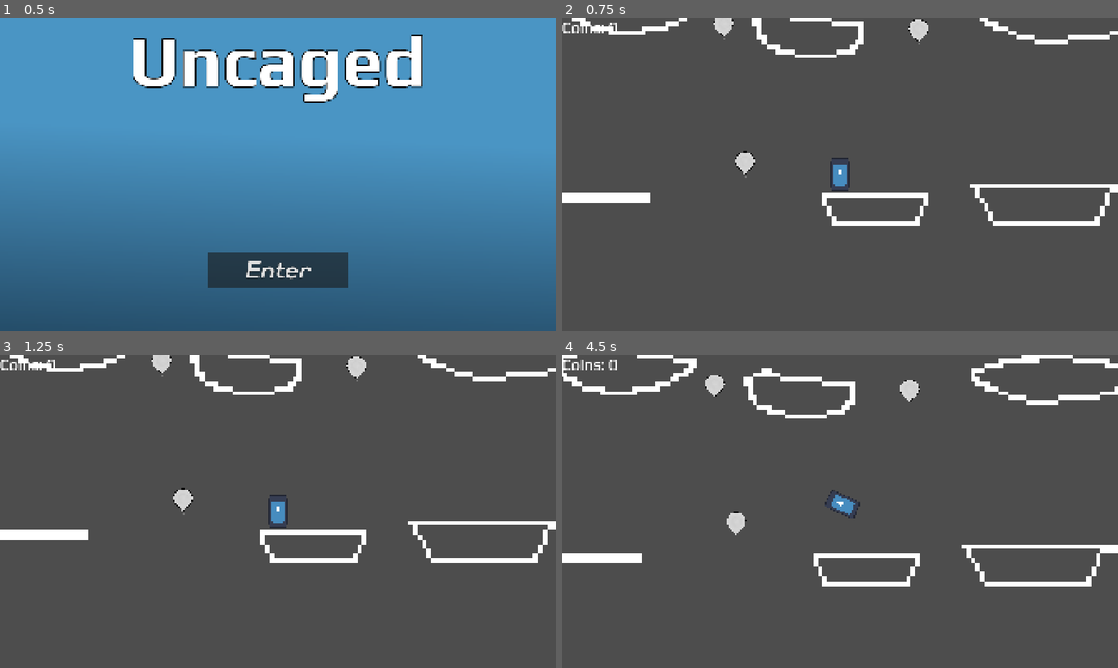
Above: before the commit, frames 1-4 (two rows, left to right).
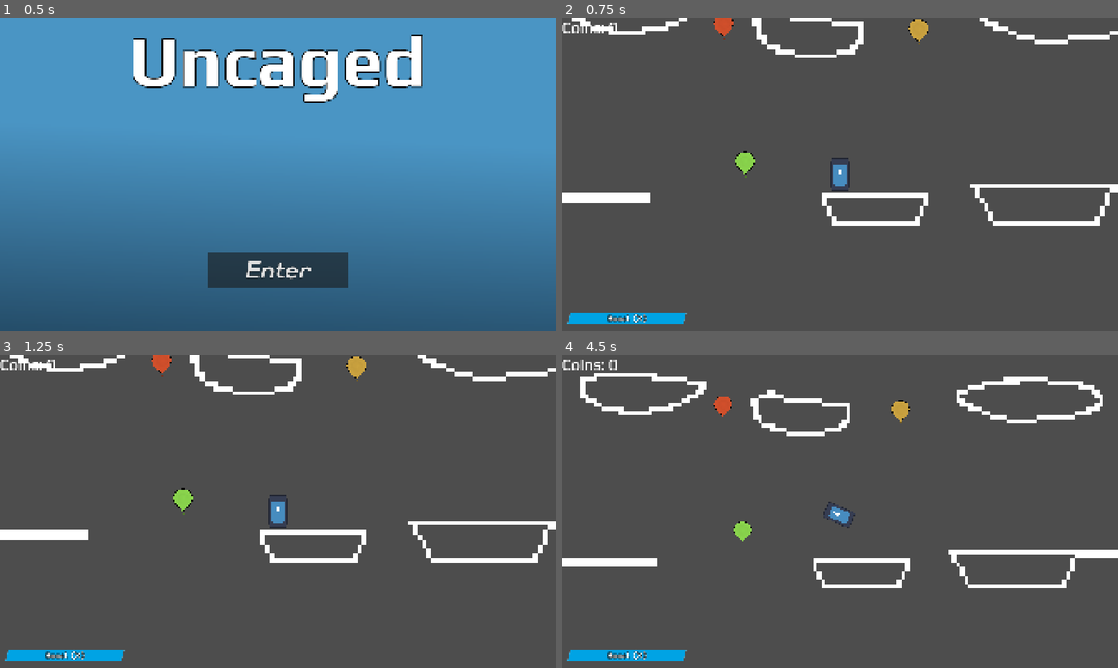
Above: after the commit, the same moments.

Repository: tjr5555/Uncaged
Game: Godot game, scene res://scenes/main_menu.tscn
Same seed, same stepped clock (60 frames per second), same inputs: the game is played once before the commit and once after it. The engine's default icon, where the game draws it, is replaced by a stand-in: a white triangle on a blue panel in a dark square.
Inputs (mouse positions are in pixels of both pictures, inside the frame that each line leads up to):
- Up to frame 1 (0.5 s): no input
- Up to frame 2 (0.75 s): click "Enter" at 0.5 s
- Up to frame 3 (1.25 s): no input
- Up to frame 4 (4.5 s): tap Enter at 1.25 s; move the mouse to (962, 495) at 1.27 s; hold Right (ui_right) 1.28-2 s; hold Space (ui_accept) 1.28-2 s; tap E (Dash) at 1.35, 2.85 s; click (962, 495) at 1.42 s; drag from (728, 527) to (584, 517) at 2.02 s; move the mouse to (895, 442) at 2.77 s; hold Left (ui_left) 2.78-3.5 s; hold Space (ui_accept) 2.78-3.5 s; drag from (812, 574) to (689, 370) at 3.52 s; move the mouse to (1006, 558) at 4.27 s; hold Right (ui_right) from 4.28 s (still down); hold Space (ui_accept) from 4.28 s (still down); tap G (toggle_fly) at 4.35 s

Frame 1 is identical in both runs. In frame 2, 1.2% of the frame differs, in the area x 0-66%, y 0-98%; in frame 3, 1.2%; in frame 4, 9.0%, in the area x 0-100%, y 0-98%.

Commit message:
10/15 commit

Diff:
--- a/project.godot
+++ b/project.godot
@@ -75,13 +75,6 @@
 , Object(InputEventKey,"resource_local_to_scene":false,"resource_name":"","device":-1,"window_id":0,"alt_pressed":false …(183 unchanged characters)…
 ]
 }
-flap={
-"deadzone": 0.2,
-"events": [Object(InputEventKey,"resource_local_to_scene":false,"resource_name":"","device":16,"window_id":0,"alt_pressed":false,"shift_pressed":false,"ctrl_pressed":false,"meta_pressed":false,"pressed":false,"keycode":0,"physical_keycode":32,"key_label":0,"unicode":0,"location":0,"echo":false,"script":null)
-, Object(InputEventKey,"resource_local_to_scene":false,"resource_name":"","device":-1,"window_id":0,"alt_pressed":false,"shift_pressed":false,"ctrl_pressed":false,"meta_pressed":false,"pressed":false,"keycode":0,"physical_keycode":4194320,"key_label":0,"unicode":0,"location":0,"echo":false,"script":null)
-, Object(InputEventKey,"resource_local_to_scene":false,"resource_name":"","device":-1,"window_id":0,"alt_pressed":false,"shift_pressed":false,"ctrl_pressed":false,"meta_pressed":false,"pressed":false,"keycode":0,"physical_keycode":87,"key_label":0,"unicode":119,"location":0,"echo":false,"script":null)
-]
-}
 Dash={
 "deadzone": 0.2,
 "events": [Object(InputEventKey,"resource_local_to_scene":false,"resource_name":"","device":-1,"window_id":0,"alt_press …(192 unchanged characters)…
--- a/scenes/balloon_area.tscn
+++ b/scenes/balloon_area.tscn
@@ -168,10 +168,9 @@
 [node name="AnimationSprite" type="AnimatedSprite2D" parent="." unique_id=1603189986]
 sprite_frames = SubResource("SpriteFrames_ivn8x")
 animation = &"pop"
-frame = 20
-frame_progress = 1.0
 
 [node name="Collision" type="CollisionShape2D" parent="." unique_id=2110445835]
+visible = false
 shape = SubResource("CapsuleShape2D_d8fr4")
 
 [connection signal="area_entered" from="." to="." method="_on_area_entered"]
--- a/scenes/hud.tscn
+++ b/scenes/hud.tscn
@@ -1,6 +1,6 @@
 [gd_scene format=3 uid="uid://d07i6esvf4ay3"]
 
-[ext_resource type="Script" uid="uid://cmm06keuwshne" path="res://scenes/hud.gd" id="1_oo0fn"]
+[ext_resource type="Script" uid="uid://cmm06keuwshne" path="res://scripts/hud.gd" id="1_oo0fn"]
 [ext_resource type="FontFile" uid="uid://c0xbdpffii5b4" path="res://fonts/Play/Play-Regular.ttf" id="2_5ysmq"]
 
 [node name="HUD" type="CanvasLayer" unique_id=1952544206]
--- a/scenes/main.tscn
+++ b/scenes/main.tscn
@@ -1,8 +1,10 @@
 [gd_scene format=4 uid="uid://dm63dvgwexm6t"]
 
 [ext_resource type="Texture2D" uid="uid://dc4d7y0bqsvdf" path="res://sprites/Screenshot 2026-10-12 171548.png" id="1_0wfyh"]
+[ext_resource type="Script" uid="uid://3isphqggsdu8" path="res://scripts/main.gd" id="1_tbgi4"]
 [ext_resource type="PackedScene" uid="uid://nngadheagxwr" path="res://scenes/player.tscn" id="2_sugp2"]
 [ext_resource type="PackedScene" uid="uid://dac1ej83teqnb" path="res://scenes/balloon_area.tscn" id="3_sugp2"]
+[ext_resource type="PackedScene" uid="uid://di6dday241poi" path="res://scenes/ui.tscn" id="5_tefeu"]
 
 [sub_resource type="TileSetAtlasSource" id="TileSetAtlasSource_jyhfs"]
 texture = ExtResource("1_0wfyh")
@@ -254,6 +256,7 @@
 sources/0 = SubResource("TileSetAtlasSource_jyhfs")
 
 [node name="main" type="Node2D" unique_id=54725661]
+script = ExtResource("1_tbgi4")
 
 [node name="TileMapLayer" type="TileMapLayer" parent="." unique_id=545702636]
 tile_map_data = PackedByteArray("AAAAAAYAAAAEAAUAAAABAAYAAAAEAAUAAAACAAYAAAAEAAUAAAADAAYAAAAEAAUAAAAEAAYAAAAEAAUAAAAFAA …(12992 unchanged characters)…
@@ -277,3 +280,5 @@
 [node name="balloon4" parent="." unique_id=1821390292 instance=ExtResource("3_sugp2")]
 position = Vector2(335.99994, -459.99997)
 scale = Vector2(1.4, 1.4)
+
+[node name="UI" parent="." unique_id=391863151 instance=ExtResource("5_tefeu")]
--- a/scenes/player.tscn
+++ b/scenes/player.tscn
@@ -24,7 +24,3 @@
 position_smoothing_speed = 10.0
 
 [node name="HUD" parent="Camera" unique_id=1002328406 instance=ExtResource("3_qhqgy")]
-offset_left = -944.0
-offset_top = -520.0
-offset_right = -944.0
-offset_bottom = -520.0
--- /dev/null
+++ b/scenes/ui.tscn
@@ -0,0 +1,47 @@
+[gd_scene format=3 uid="uid://di6dday241poi"]
+
+[ext_resource type="Script" uid="uid://d20fvsnmyx1rs" path="res://scripts/ui.gd" id="1_nt7q6"]
+[ext_resource type="FontFile" uid="uid://b18ofjevqi05d" path="res://fonts/Elms_Sans/static/ElmsSans-SemiBold.ttf" id="2_x4jx1"]
+
+[sub_resource type="StyleBoxFlat" id="StyleBoxFlat_85g3d"]
+bg_color = Color(0.86898494, 0.86898494, 0.8689847, 1)
+skew = Vector2(0.25, 0)
+
+[sub_resource type="StyleBoxFlat" id="StyleBoxFlat_tipki"]
+bg_color = Color(0, 0.64006704, 0.895132, 1)
+skew = Vector2(0.25, 0)
+
+[node name="UI" type="CanvasLayer" unique_id=391863151]
+script = ExtResource("1_nt7q6")
+
+[node name="MarginContainer" type="MarginContainer" parent="." unique_id=1952370502]
+anchors_preset = 2
+anchor_top = 1.0
+anchor_bottom = 1.0
+offset_top = -40.0
+offset_right = 40.0
+grow_vertical = 0
+theme_override_constants/margin_left = 24
+theme_override_constants/margin_top = 24
+theme_override_constants/margin_right = 24
+theme_override_constants/margin_bottom = 24
+
+[node name="BoostBar" type="ProgressBar" parent="MarginContainer" unique_id=933010799]
+custom_minimum_size = Vector2(400, 40)
+layout_mode = 2
+theme_override_styles/background = SubResource("StyleBoxFlat_85g3d")
+theme_override_styles/fill = SubResource("StyleBoxFlat_tipki")
+value = 100.0
+show_percentage = false
+
+[node name="Label" type="Label" parent="." unique_id=752619645]
+offset_left = 19.0
+offset_top = 1016.0
+offset_right = 429.0
+offset_bottom = 1056.0
+theme_override_constants/outline_size = 5
+theme_override_fonts/font = ExtResource("2_x4jx1")
+theme_override_font_sizes/font_size = 29
+text = "Boost (X)"
+horizontal_alignment = 1
+vertical_alignment = 2
--- a/scripts/balloon.gd
+++ b/scripts/balloon.gd
@@ -13,6 +13,7 @@
 	anim.frame = 0
 	if not anim.is_connected("animation_finished", Callable(self, "_on_animation_finished")):
 		anim.connect("animation_finished", Callable(self, "_on_animation_finished"))
+	$AnimationSprite.self_modulate = Color.from_hsv(randf(), randf_range(0.6, 0.9), randf_range(0.93, 1.0))
 
 func _physics_process(delta: float) -> void:
 	if is_popped:
--- /dev/null
+++ b/scripts/main.gd
@@ -0,0 +1,4 @@
+extends Node2D
+
+func _ready() -> void:
+	$player.boost_changed.connect($UI.set_boost)
--- a/scripts/player.gd
+++ b/scripts/player.gd
@@ -2,7 +2,7 @@
 
 enum Mode { GROUND, FLY }
 
-
+signal boost_changed(current: float, maximum: float)
 
 var SPEED = 600.0
 var JUMP_VELOCITY = -500.0
@@ -26,7 +26,7 @@
 
 var FLY_CCW_ACTION = "ui_left"
 var FLY_CW_ACTION = "ui_right"
-var FLY_BOOST_ACTION = "ui_up"
+var FLY_BOOST_ACTION = "Dash"
 var FLY_BRAKE_ACTION = "ui_down"
 
 const FLY_ENTER_SPEED = 800.0
@@ -47,15 +47,51 @@
 const FLY_VELOCITY_SMOOTH = 14.0
 const FLY_DASH_BOOST = 700.0
 const FLY_STALL_TURN = 2.5
-const FLY_BOUNCE_LOSS = 0.7
 const FLY_FLIP_SPEED = 14.0
+
+const FLY_BOUNCE_LOSS = 0.2
+const FLY_BOUNCE_MIN_SPEED = 120.0
+const FLY_BOUNCE_RECOVERY = 350.0
+const FLY_BOUNCE_ACCEL_MULT = 0.35
+
+var speed_floor: float = FLY_MIN_SPEED
+
+const CAMERA_ZOOM_START_SPEED = 100
+const CAMERA_ZOOM_END_SPEED = 1800
+const CAMERA_MIN_ZOOM = 0.4
+const CAMERA_ZOOM_SMOOTH = 0.8
 const FLY_CAMERA_LOOK = 0.2
 const FLY_CAMERA_MAX_OFFSET = 300.0
-const FLY_CAMERA_MIN_ZOOM = 0.75
+
+const WIND_START_SPEED = 900.0
+const WIND_FULL_SPEED = 2000.0
+const WIND_OFFSET = 18.0
+const WIND_COLOR = Color(1.0, 1.0, 1.0, 0.5)
+const WIND_FADE_SPEED = 3.0
+
+var WIND_LANE_OFFSETS: PackedFloat32Array = PackedFloat32Array([-34.0, -17.0, 0.0, 17.0, 34.0])
+var WIND_LANE_LENGTHS: PackedInt32Array = PackedInt32Array([8, 12, 18, 12, 8])
+var WIND_LANE_WIDTHS: PackedFloat32Array = PackedFloat32Array([6.0, 9.0, 12.0, 9.0, 6.0])
+
+var wind_lines: Array[Line2D] = []
+var wind_amount: float = 0.0
+
+const BOOST_MAX = 100.0
+const BOOST_DRAIN = 35.0
+const BOOST_REGEN = 20.0
+const BOOST_REGEN_DELAY = 0.8
+const BOOST_RESTART_AMOUNT = 20.0
+const BOOST_GROUND_REGEN_MULT = 3.0
+
+var boost: float = BOOST_MAX
+var boost_regen_timer: float = 0.0
+var boost_exhausted: bool = false
+var is_boosting: bool = false
+var last_emitted_boost: float = -1.0
 
 @onready var bird = $Sprite
 @onready var base_scale: Vector2 = bird.scale
-@onready var camera: Camera2D = get_node_or_null("Camera2D")
+@onready var camera: Camera2D = get_node_or_null("Camera")
 @onready var base_zoom: Vector2 = camera.zoom if camera else Vector2.ONE
 
 var mode: Mode = Mode.GROUND
@@ -76,16 +112,46 @@
 var turn_speed: float = 0.0
 var flip_amount: float = 1.0
 
+func _ready() -> void:
+	var width_curve := Curve.new()
+	width_curve.add_point(Vector2(0.0, 1.0))
+	width_curve.add_point(Vector2(0.35, 0.8))
+	width_curve.add_point(Vector2(1.0, 0.0))
+
+	var gradient := Gradient.new()
+	gradient.set_color(0, WIND_COLOR)
+	gradient.set_color(1, Color(WIND_COLOR, 0.0))
+	gradient.add_point(0.4, Color(WIND_COLOR, WIND_COLOR.a * 0.5))
+
+	for i in WIND_LANE_OFFSETS.size():
+		var line := Line2D.new()
+		line.width = WIND_LANE_WIDTHS[i]
+		line.width_curve = width_curve
+		line.gradient = gradient
+		line.begin_cap_mode = Line2D.LINE_CAP_ROUND
+		line.end_cap_mode = Line2D.LINE_CAP_ROUND
+		line.joint_mode = Line2D.LINE_JOINT_ROUND
+		line.round_precision = 12
+		line.antialiased = true
+		line.show_behind_parent = true
+		add_child(line)
+		wind_lines.append(line)
+
 
 func _physics_process(delta: float) -> void:
 	if Input.is_action_just_pressed("toggle_fly"):
 		_set_mode(Mode.GROUND if mode == Mode.FLY else Mode.FLY)
+
+	is_boosting = false
 
 	match mode:
 		Mode.GROUND:
 			_ground_physics(delta)
 		Mode.FLY:
 			_fly_physics(delta)
+
+	_update_boost(delta)
+	_update_wind(delta)
 
 
 func _set_mode(new_mode: Mode) -> void:
@@ -115,12 +181,15 @@
 		bird.flip_h = current_dir < 0
 
 
-func _update_camera(delta: float, look: Vector2, zoom_factor: float) -> void:
+func _update_camera(delta: float, look: Vector2 = Vector2.ZERO, zoom_multiplier: float = 1.0) -> void:
 	if camera == null:
 		return
-	var weight := 1.0 - exp(-3.0 * delta)
-	camera.offset = camera.offset.lerp(look, weight)
-	camera.zoom = camera.zoom.lerp(base_zoom * zoom_factor, weight)
+	var move_weight := 1.0 - exp(-3.0 * delta)
+	var zoom_weight := 1.0 - exp(-CAMERA_ZOOM_SMOOTH * delta)
+	var speed_t := smoothstep(CAMERA_ZOOM_START_SPEED, CAMERA_ZOOM_END_SPEED, velocity.length())
+	var target_zoom := base_zoom * lerpf(1.0, CAMERA_MIN_ZOOM, speed_t) * zoom_multiplier
+	camera.offset = camera.offset.lerp(look, move_weight)
+	camera.zoom = camera.zoom.lerp(target_zoom, zoom_weight)
 
 
 func _ground_physics(delta: float) -> void:
@@ -229,8 +298,17 @@
 
 func _fly_physics(delta: float) -> void:
 	var turn_input := Input.get_axis(FLY_CCW_ACTION, FLY_CW_ACTION)
-	var boosting := Input.is_action_pressed(FLY_BOOST_ACTION) or Input.is_action_pressed("ui_accept")
 	var braking := Input.is_action_pressed(FLY_BRAKE_ACTION)
+
+	if boost <= 0.0:
+		boost_exhausted = true
+	elif boost >= BOOST_RESTART_AMOUNT:
+		boost_exhausted = false
+
+	var boosting := Input.is_action_pressed(FLY_BOOST_ACTION) and not boost_exhausted
+	is_boosting = boosting
+
+	speed_floor = move_toward(speed_floor, FLY_MIN_SPEED, FLY_BOUNCE_RECOVERY * delta)
 
 	var speed_t := clampf((speed - FLY_CRUISE_SPEED) / (FLY_MAX_SPEED - FLY_CRUISE_SPEED), 0.0, 1.0)
 	var turn_rate := FLY_TURN_RATE * lerpf(1.0, FLY_FAST_TURN_MULT, speed_t)
@@ -259,15 +337,15 @@
 	if speed > target_speed and not braking:
 		accel = FLY_DRAG
 
+	if speed_floor < FLY_MIN_SPEED:
+		accel *= FLY_BOUNCE_ACCEL_MULT
+
 	speed += heading_vec.y * FLY_GRAVITY * delta
 	speed = move_toward(speed, target_speed, accel * delta)
 
-	if Input.is_action_just_pressed("Dash"):
-		speed += FLY_DASH_BOOST
-
-	speed = clampf(speed, FLY_MIN_SPEED, FLY_MAX_SPEED)
-
-	if speed <= FLY_MIN_SPEED + 10.0 and heading_vec.y < -0.2:
+	speed = clampf(speed, speed_floor, FLY_MAX_SPEED)
+
+	if speed <= speed_floor + 10.0 and heading_vec.y < -0.2:
 		var drop := clampf(angle_difference(heading, PI / 2.0), -FLY_STALL_TURN * delta, FLY_STALL_TURN * delta)
 		heading = wrapf(heading + drop, -PI, PI)
 		heading_vec = Vector2.from_angle(heading)
@@ -278,10 +356,12 @@
 
 	if get_slide_collision_count() > 0:
 		var normal := get_last_slide_collision().get_normal()
-		if heading_vec.dot(normal) < 0.0:
+		var impact := -heading_vec.dot(normal)
+		if impact > 0.0:
 			heading_vec = heading_vec.bounce(normal)
 			heading = heading_vec.angle()
-			speed = maxf(speed * FLY_BOUNCE_LOSS, FLY_MIN_SPEED)
+			speed = maxf(speed * lerpf(1.0, FLY_BOUNCE_LOSS, impact), FLY_BOUNCE_MIN_SPEED)
+			speed_floor = FLY_BOUNCE_MIN_SPEED
 			velocity = heading_vec * speed
 
 	var facing := 1.0 if cos(heading) >= 0.0 else -1.0
@@ -291,5 +371,55 @@
 	bird.flip_v = false
 	bird.scale = Vector2(base_scale.x, base_scale.y * flip_amount)
 
-	var zoom_t := clampf((speed - FLY_CRUISE_SPEED) / (FLY_MAX_SPEED - FLY_CRUISE_SPEED), 0.0, 1.0)
-	_update_camera(delta, (velocity * FLY_CAMERA_LOOK).limit_length(FLY_CAMERA_MAX_OFFSET), lerpf(1.0, FLY_CAMERA_MIN_ZOOM, zoom_t))
+	_update_camera(delta, (velocity * FLY_CAMERA_LOOK).limit_length(FLY_CAMERA_MAX_OFFSET))
+
+
+
+
+
+
+
+func _update_wind(delta: float) -> void:
+	var target := 0.0
+	if mode == Mode.FLY:
+		target = smoothstep(WIND_START_SPEED, WIND_FULL_SPEED, speed)
+	wind_amount = move_toward(wind_amount, target, WIND_FADE_SPEED * delta)
+
+	var emitting := wind_amount > 0.02
+	var forward := Vector2.from_angle(heading)
+	var side := forward.orthogonal()
+	var time := Time.get_ticks_msec() * 0.008
+
+	for i in wind_lines.size():
+		var line: Line2D = wind_lines[i]
+		line.global_transform = Transform2D.IDENTITY
+		line.modulate.a = wind_amount
+
+		if not emitting:
+			line.clear_points()
+			continue
+
+		var lane_offset: float = WIND_LANE_OFFSETS[i]
+		var lane_length: int = WIND_LANE_LENGTHS[i]
+		var spread: float = lerpf(0.55, 1.0, wind_amount)
+		var wobble: float = sin(time + i * 1.7) * 2.5 * wind_amount
+		var head: Vector2 = global_position - forward * WIND_OFFSET + side * (lane_offset * spread + wobble)
+		line.add_point(head, 0)
+
+		var allowed: int = int(lane_length * lerpf(0.4, 1.0, wind_amount))
+		while line.get_point_count() > allowed:
+			line.remove_point(line.get_point_count() -1)
+
+func _update_boost(delta: float) -> void:
+	if is_boosting:
+		boost = maxf(boost - BOOST_DRAIN * delta, 0.0)
+		boost_regen_timer = BOOST_REGEN_DELAY
+	else:
+		boost_regen_timer = maxf(boost_regen_timer - delta, 0.0)
+		if boost_regen_timer <= 0.0:
+			var rate := BOOST_REGEN * (BOOST_GROUND_REGEN_MULT if mode == Mode.GROUND else 1.0)
+			boost = minf(boost + rate * delta, BOOST_MAX)
+
+	if boost != last_emitted_boost:
+		last_emitted_boost = boost
+		boost_changed.emit(boost, BOOST_MAX)
--- /dev/null
+++ b/scripts/ui.gd
@@ -0,0 +1,12 @@
+extends CanvasLayer
+
+@onready var boost_bar: ProgressBar = $MarginContainer/BoostBar
+
+var target_value: float = 100.0
+
+func set_boost(current: float, maximum: float) -> void:
+	boost_bar.max_value = maximum
+	target_value = current
+
+func _process(delta: float) -> void:
+	boost_bar.value = lerpf(boost_bar.value, target_value, 1.0 - exp(-15.0 * delta))
Renamed: scenes/hud.gd -> scripts/hud.gd
Renamed: scenes/hud.gd.uid -> scripts/hud.gd.uid
Not shown, added: scripts/main.gd.uid
Not shown, added: scripts/ui.gd.uid
